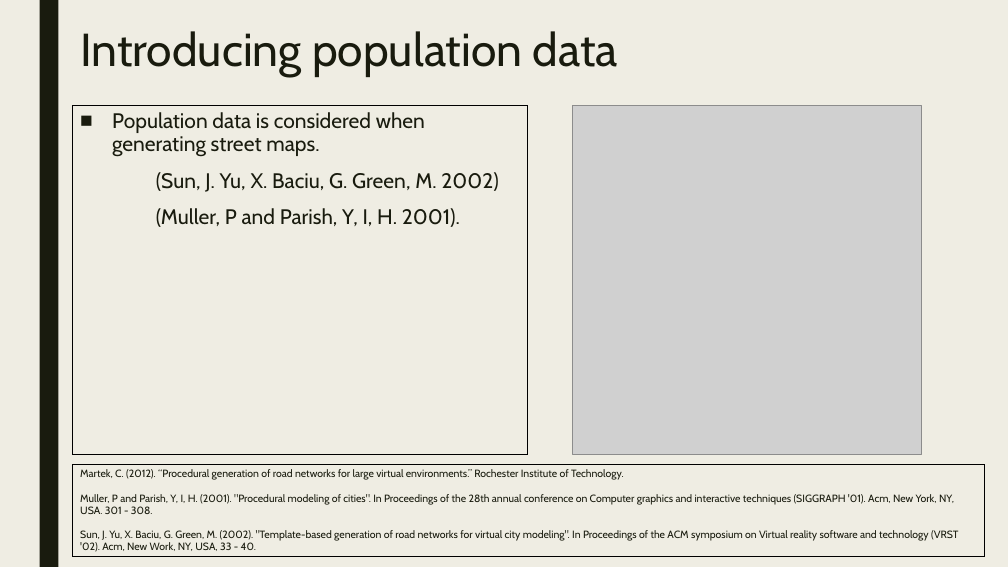
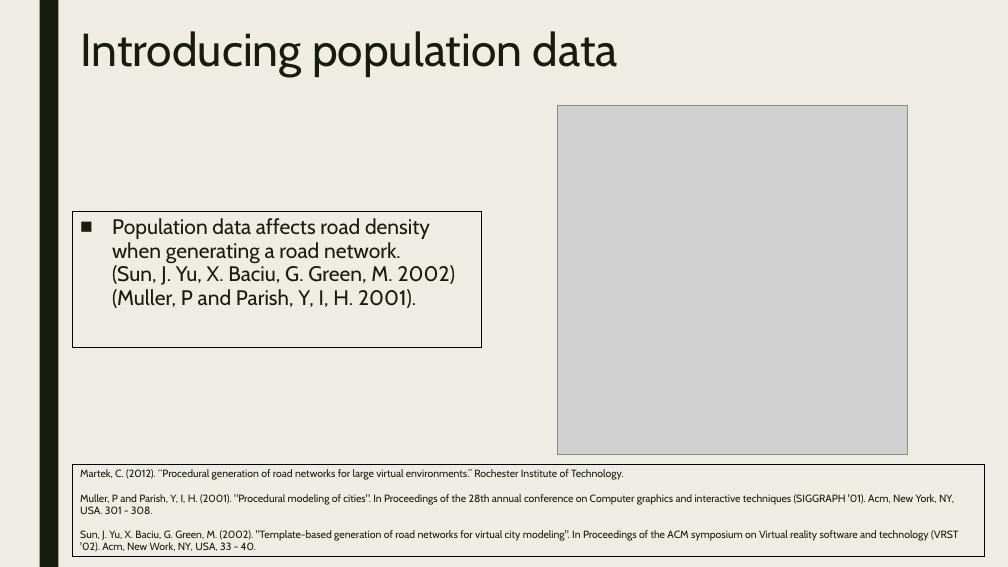
Before and after one commit to JosephBarber96/FinalProject, a slide deck: slide 5 of Presentation.pptx. Drawn at 1008x567 pixels with LibreOffice and Linux fonts; fonts in the diff are those of the drawing; grey boxes stand for pictures. Boxes give left, top, right and bottom in pixels: in the first picture for what was removed or moved away, otherwise in the second. Text is boxed around its words. In the diff, an @@ line names an element or a change of style, - is before the commit and + after.

```diff
--- a/Presentation.pptx
+++ b/Presentation.pptx
@@ picture: place and size @@
-picture at box(572, 106, 922, 454)
+picture at box(558, 105, 907, 454)
@@ text "Population data affects road density ...": place and size @@
-text "Population data affects road density ..." at box(73, 105, 528, 454)
+text "Population data affects road density ..." at box(73, 212, 482, 348)
@@ text at box(112, 218, 456, 308): text changed @@
-■ Population data is considered when generating street maps.
-(Sun, J. Yu, X. Baciu, G. Green, M. 2002)
-(Muller, P and Parish, Y, I, H. 2001).
+■ Population data affects road density when generating a road network.
+  (Sun, J. Yu, X. Baciu, G. Green, M. 2002)
+  (Muller, P and Parish, Y, I, H. 2001).
```
Also in this commit, not shown: 7 other slides changed.
